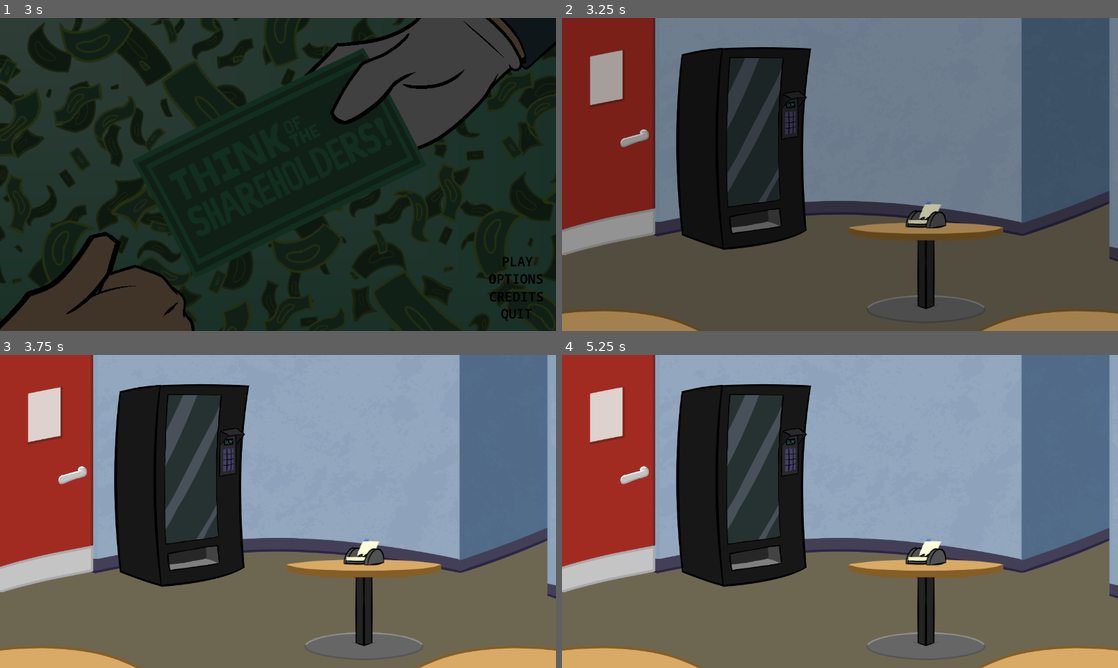
Above: before the commit, frames 1-4 (two rows, left to right).
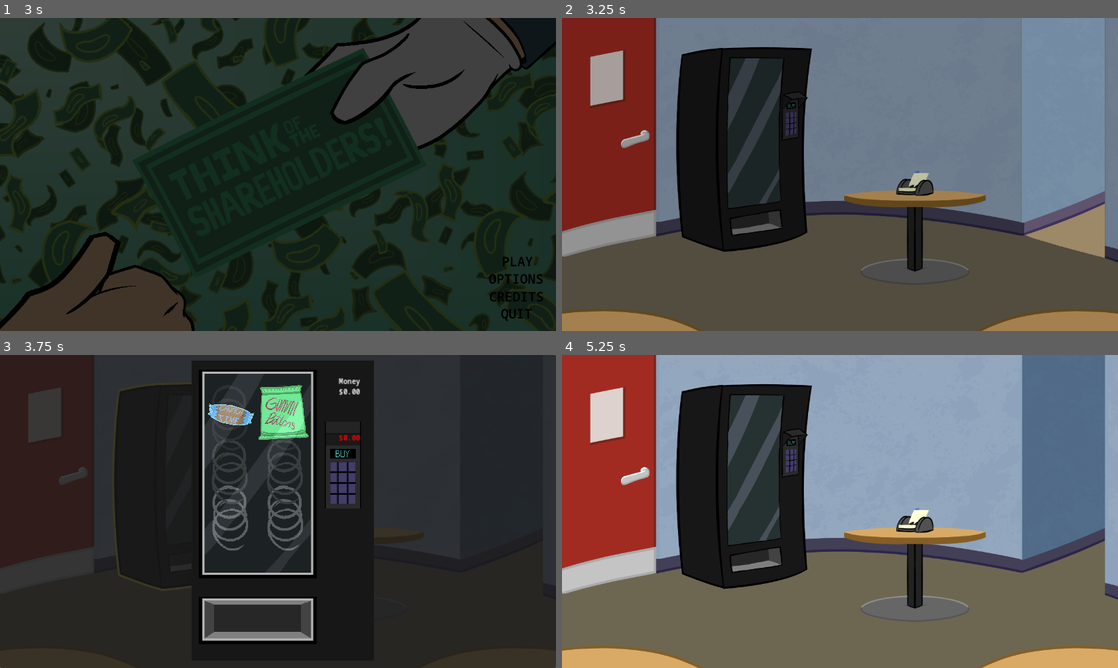
Above: after the commit, the same moments.

Repository: Carth501/team-ferret
Game: Godot game, scene res://scenes/splash/splash_screen_manager.tscn
Same seed, same stepped clock (60 frames per second), same inputs: the game is played once before the commit and once after it. Sound files missing from this copy of the repository are replaced by a short silence.
Inputs (mouse positions are in pixels of both pictures, inside the frame that each line leads up to):
- Up to frame 1 (3 s): tap Enter at 0.5 s; move the mouse to (400, 158) at 0.52 s; click (400, 158) at 0.6 s; drag from (166, 190) to (250, 237) at 1.27 s; move the mouse to (333, 105) at 2.02 s; hold Shift 2.03-2.75 s; click (333, 105) at 2.3 s; click (517, 262) at 2.75 s
- Up to frame 2 (3.25 s): no input
- Up to frame 3 (3.75 s): click (189, 489) at 3.52 s
- Up to frame 4 (5.25 s): click (912, 552) at 4.27 s; click (1067, 477) at 5.02 s

Frame 1 is identical in both runs. In frame 2, 17% of the frame differs, in the area x 0-100%, y 0-94%; in frame 3, 89%, in the area x 0-100%, y 0-100%; in frame 4, 6.5%.

Commit message:
use buttons instead of custom controls

Diff:
--- a/scenes/game_menu.tscn
+++ b/scenes/game_menu.tscn
@@ -1,12 +1,13 @@
-[gd_scene load_steps=19 format=3 uid="uid://b3adj3oedwpob"]
+[gd_scene load_steps=32 format=3 uid="uid://b3adj3oedwpob"]
 
 [ext_resource type="Script" path="res://scripts/game_menu.gd" id="1_4esr6"]
 [ext_resource type="Texture2D" uid="uid://bxlwcnyldh1nw" path="res://assets/images/level-select/Break Room Background.png" id="2_ebjp5"]
 [ext_resource type="Texture2D" uid="uid://bf40p0sq1085b" path="res://assets/images/level-select/Break Room Empty.png" id="3_ruv5d"]
+[ext_resource type="PackedScene" uid="uid://21wbe505uadg" path="res://scenes/rolodex.tscn" id="3_veqqd"]
 [ext_resource type="AudioStream" uid="uid://t5mmhj1jlbxn" path="res://assets/audio/music/title_screen.mp3" id="4_lc7sr"]
 [ext_resource type="Script" path="res://scripts/audio_interface.gd" id="5_txwpc"]
-[ext_resource type="Script" path="res://scripts/game_menu_button.gd" id="6_csbeg"]
 [ext_resource type="Texture2D" uid="uid://dahrtd0yerb84" path="res://assets/images/level-select/Vending Machine Highlighted.png" id="6_ijtns"]
+[ext_resource type="PackedScene" uid="uid://dkkx2t5in0lxp" path="res://scenes/vending_machine.tscn" id="6_o8brn"]
 [ext_resource type="Texture2D" uid="uid://stkhwcmtivug" path="res://assets/images/level-select/Vending Machine.png" id="7_xeea6"]
 [ext_resource type="Texture2D" uid="uid://bbi7qtaecnj0t" path="res://assets/images/level-select/Rolodex Table Highlighted.png" id="8_3swv1"]
 [ext_resource type="Texture2D" uid="uid://de3ilehuggxro" path="res://assets/images/level-select/Rolodex Table.png" id="9_7cqib"]
@@ -15,20 +16,58 @@
 [ext_resource type="Texture2D" uid="uid://gbnrjeni0di" path="res://assets/images/level-select/Back To Work.png" id="12_nfqr2"]
 [ext_resource type="Texture2D" uid="uid://eh2jp5cuc8f" path="res://assets/images/level-select/Back To Work Highlighted.png" id="13_0vnni"]
 
-[sub_resource type="RectangleShape2D" id="RectangleShape2D_tmvd2"]
-size = Vector2(326, 530)
+[sub_resource type="StyleBoxTexture" id="StyleBoxTexture_1qop2"]
+texture = ExtResource("7_xeea6")
 
-[sub_resource type="RectangleShape2D" id="RectangleShape2D_xpo3i"]
-size = Vector2(342.5, 309.167)
+[sub_resource type="StyleBoxTexture" id="StyleBoxTexture_qawm8"]
+texture = ExtResource("6_ijtns")
 
-[sub_resource type="RectangleShape2D" id="RectangleShape2D_xd8qs"]
-size = Vector2(249, 584)
+[sub_resource type="StyleBoxTexture" id="StyleBoxTexture_aubxd"]
+texture = ExtResource("7_xeea6")
 
-[sub_resource type="RectangleShape2D" id="RectangleShape2D_pbvhl"]
-size = Vector2(264, 633)
+[sub_resource type="StyleBoxTexture" id="StyleBoxTexture_epm6x"]
+texture = ExtResource("6_ijtns")
 
-[node name="GameMenu" type="Node"]
+[sub_resource type="StyleBoxTexture" id="StyleBoxTexture_dye04"]
+texture = ExtResource("9_7cqib")
+
+[sub_resource type="StyleBoxTexture" id="StyleBoxTexture_edj82"]
+texture = ExtResource("8_3swv1")
+
+[sub_resource type="StyleBoxTexture" id="StyleBoxTexture_a8vih"]
+texture = ExtResource("9_7cqib")
+
+[sub_resource type="StyleBoxTexture" id="StyleBoxTexture_dlxs7"]
+texture = ExtResource("8_3swv1")
+
+[sub_resource type="StyleBoxTexture" id="StyleBoxTexture_7m5ud"]
+texture = ExtResource("11_7tnhf")
+
+[sub_resource type="StyleBoxTexture" id="StyleBoxTexture_emp4o"]
+texture = ExtResource("10_fx0qb")
+
+[sub_resource type="StyleBoxTexture" id="StyleBoxTexture_aali4"]
+texture = ExtResource("10_fx0qb")
+
+[sub_resource type="StyleBoxTexture" id="StyleBoxTexture_done4"]
+texture = ExtResource("10_fx0qb")
+
+[sub_resource type="StyleBoxTexture" id="StyleBoxTexture_04y05"]
+texture = ExtResource("12_nfqr2")
+
+[sub_resource type="StyleBoxTexture" id="StyleBoxTexture_yilem"]
+texture = ExtResource("13_0vnni")
+
+[sub_resource type="StyleBoxTexture" id="StyleBoxTexture_6506v"]
+texture = ExtResource("13_0vnni")
+
+[sub_resource type="StyleBoxTexture" id="StyleBoxTexture_h2tmd"]
+texture = ExtResource("13_0vnni")
+
+[node name="GameMenu" type="Node" node_paths=PackedStringArray("vending_control", "rolodex_control")]
 script = ExtResource("1_4esr6")
+vending_control = NodePath("VendingControl")
+rolodex_control = NodePath("RolodexControl")
 
 [node name="Background" type="TextureRect" parent="."]
 anchors_preset = 15
@@ -53,137 +92,91 @@
 bus = &"Music"
 script = ExtResource("5_txwpc")
 
-[node name="Vending" type="Control" parent="." node_paths=PackedStringArray("hovered_texture", "default_texture")]
-layout_mode = 3
-anchors_preset = 0
+[node name="Vending" type="Button" parent="."]
 offset_left = 256.0
 offset_top = 56.0
-offset_right = 296.0
-offset_bottom = 96.0
-script = ExtResource("6_csbeg")
-hovered_texture = NodePath("Highlighted")
-default_texture = NodePath("Normal")
+offset_right = 605.0
+offset_bottom = 561.0
+theme_override_styles/normal = SubResource("StyleBoxTexture_1qop2")
+theme_override_styles/hover = SubResource("StyleBoxTexture_qawm8")
+theme_override_styles/pressed = SubResource("StyleBoxTexture_aubxd")
+theme_override_styles/focus = SubResource("StyleBoxTexture_epm6x")
 
-[node name="Highlighted" type="TextureRect" parent="Vending"]
+[node name="RolodexTable" type="Button" parent="."]
+offset_left = 620.0
+offset_top = 286.0
+offset_right = 1005.0
+offset_bottom = 624.0
+theme_override_styles/normal = SubResource("StyleBoxTexture_dye04")
+theme_override_styles/hover = SubResource("StyleBoxTexture_edj82")
+theme_override_styles/pressed = SubResource("StyleBoxTexture_a8vih")
+theme_override_styles/focus = SubResource("StyleBoxTexture_dlxs7")
+
+[node name="Exit" type="Button" parent="."]
+offset_right = 227.0
+offset_bottom = 549.0
+theme_override_styles/normal = SubResource("StyleBoxTexture_7m5ud")
+theme_override_styles/hover = SubResource("StyleBoxTexture_emp4o")
+theme_override_styles/pressed = SubResource("StyleBoxTexture_aali4")
+theme_override_styles/focus = SubResource("StyleBoxTexture_done4")
+
+[node name="Continue" type="Button" parent="."]
+offset_left = 1044.0
+offset_right = 1280.0
+offset_bottom = 566.0
+theme_override_styles/normal = SubResource("StyleBoxTexture_04y05")
+theme_override_styles/hover = SubResource("StyleBoxTexture_yilem")
+theme_override_styles/pressed = SubResource("StyleBoxTexture_6506v")
+theme_override_styles/focus = SubResource("StyleBoxTexture_h2tmd")
+
+[node name="RolodexControl" type="Panel" parent="."]
 visible = false
-layout_mode = 0
-offset_right = 40.0
-offset_bottom = 40.0
-texture = ExtResource("6_ijtns")
+anchors_preset = 15
+anchor_right = 1.0
+anchor_bottom = 1.0
+grow_horizontal = 2
+grow_vertical = 2
 
-[node name="Normal" type="TextureRect" parent="Vending"]
-offset_right = 40.0
-offset_bottom = 40.0
-texture = ExtResource("7_xeea6")
+[node name="CloseRolodex" type="Button" parent="RolodexControl"]
+layout_mode = 1
+anchors_preset = 15
+anchor_right = 1.0
+anchor_bottom = 1.0
+grow_horizontal = 2
+grow_vertical = 2
 
-[node name="Area2D" type="Area2D" parent="Vending"]
+[node name="rolodex" parent="RolodexControl" instance=ExtResource("3_veqqd")]
+offset_left = 642.0
+offset_top = 381.0
+offset_right = 682.0
+offset_bottom = 421.0
 
-[node name="CollisionShape2D" type="CollisionShape2D" parent="Vending/Area2D"]
-position = Vector2(163, 245)
-shape = SubResource("RectangleShape2D_tmvd2")
+[node name="VendingControl" type="Panel" parent="."]
+visible = false
+anchors_preset = 15
+anchor_right = 1.0
+anchor_bottom = 1.0
+grow_horizontal = 2
+grow_vertical = 2
 
-[node name="RolodexTable" type="Control" parent="." node_paths=PackedStringArray("hovered_texture", "default_texture")]
-layout_mode = 3
-anchors_preset = 0
-offset_left = 628.0
-offset_top = 353.0
-offset_right = 668.0
-offset_bottom = 393.0
-scale = Vector2(1.2, 1.2)
-script = ExtResource("6_csbeg")
-hovered_texture = NodePath("Highlighted")
-default_texture = NodePath("Normal")
+[node name="CloseVending" type="Button" parent="VendingControl"]
+layout_mode = 1
+anchors_preset = 15
+anchor_right = 1.0
+anchor_bottom = 1.0
+grow_horizontal = 2
+grow_vertical = 2
 
-[node name="Highlighted" type="TextureRect" parent="RolodexTable"]
-visible = false
-layout_mode = 0
-offset_right = 40.0
-offset_bottom = 40.0
-texture = ExtResource("8_3swv1")
-
-[node name="Normal" type="TextureRect" parent="RolodexTable"]
-offset_right = 40.0
-offset_bottom = 40.0
-texture = ExtResource("9_7cqib")
-
-[node name="Area2D" type="Area2D" parent="RolodexTable"]
-
-[node name="CollisionShape2D" type="CollisionShape2D" parent="RolodexTable/Area2D"]
-position = Vector2(161.25, 144.583)
-shape = SubResource("RectangleShape2D_xpo3i")
-
-[node name="Exit" type="Control" parent="." node_paths=PackedStringArray("hovered_texture", "default_texture")]
-layout_mode = 3
-anchors_preset = 0
-offset_right = 40.0
-offset_bottom = 40.0
-script = ExtResource("6_csbeg")
-hovered_texture = NodePath("Open")
-default_texture = NodePath("Closed")
-
-[node name="Open" type="TextureRect" parent="Exit"]
-visible = false
-offset_right = 225.0
-offset_bottom = 545.0
-texture = ExtResource("10_fx0qb")
-
-[node name="Closed" type="TextureRect" parent="Exit"]
-layout_mode = 0
-offset_right = 40.0
-offset_bottom = 40.0
-texture = ExtResource("11_7tnhf")
-
-[node name="Area2D" type="Area2D" parent="Exit"]
-
-[node name="CollisionShape2D" type="CollisionShape2D" parent="Exit/Area2D"]
-position = Vector2(114.5, 282)
-shape = SubResource("RectangleShape2D_xd8qs")
-
-[node name="Continue" type="Control" parent="." node_paths=PackedStringArray("hovered_texture", "default_texture")]
-layout_mode = 3
-anchors_preset = 0
-offset_left = 1042.0
-offset_top = -7.0
-offset_right = 1082.0
-offset_bottom = 33.0
-script = ExtResource("6_csbeg")
-hovered_texture = NodePath("Highlighted")
-default_texture = NodePath("Normal")
-
-[node name="Normal" type="TextureRect" parent="Continue"]
-offset_right = 250.0
-offset_bottom = 575.0
-texture = ExtResource("12_nfqr2")
-
-[node name="Highlighted" type="TextureRect" parent="Continue"]
-visible = false
-layout_mode = 0
-offset_left = -3.0
-offset_top = -1.0
-offset_right = 247.0
-offset_bottom = 574.0
-texture = ExtResource("13_0vnni")
-
-[node name="Area2D" type="Area2D" parent="Continue"]
-
-[node name="CollisionShape2D" type="CollisionShape2D" parent="Continue/Area2D"]
-position = Vector2(122, 306.5)
-shape = SubResource("RectangleShape2D_pbvhl")
+[node name="vending_machine" parent="VendingControl" instance=ExtResource("6_o8brn")]
+offset_left = 436.0
+offset_top = 8.0
+offset_right = 476.0
+offset_bottom = 48.0
 
 [connection signal="tree_exiting" from="AudioStreamPlayer" to="AudioStreamPlayer" method="record_exit_time"]
-[connection signal="selected" from="Vending" to="." method="open_vending"]
-[connection signal="input_event" from="Vending/Area2D" to="Vending" method="choose"]
-[connection signal="mouse_entered" from="Vending/Area2D" to="Vending" method="toggle_on"]
-[connection signal="mouse_exited" from="Vending/Area2D" to="Vending" method="toggle_off"]
-[connection signal="selected" from="RolodexTable" to="." method="open_rolodex"]
-[connection signal="input_event" from="RolodexTable/Area2D" to="RolodexTable" method="choose"]
-[connection signal="mouse_entered" from="RolodexTable/Area2D" to="RolodexTable" method="toggle_on"]
-[connection signal="mouse_exited" from="RolodexTable/Area2D" to="RolodexTable" method="toggle_off"]
-[connection signal="selected" from="Exit" to="." method="jump_to_title"]
-[connection signal="input_event" from="Exit/Area2D" to="Exit" method="choose"]
-[connection signal="mouse_entered" from="Exit/Area2D" to="Exit" method="toggle_on"]
-[connection signal="mouse_exited" from="Exit/Area2D" to="Exit" method="toggle_off"]
-[connection signal="selected" from="Continue" to="." method="load_continue"]
-[connection signal="input_event" from="Continue/Area2D" to="Continue" method="choose"]
-[connection signal="mouse_entered" from="Continue/Area2D" to="Continue" method="toggle_on"]
-[connection signal="mouse_exited" from="Continue/Area2D" to="Continue" method="toggle_off"]
+[connection signal="pressed" from="Vending" to="." method="open_vending"]
+[connection signal="pressed" from="RolodexTable" to="." method="open_rolodex"]
+[connection signal="pressed" from="Exit" to="." method="jump_to_title"]
+[connection signal="pressed" from="Continue" to="." method="load_continue"]
+[connection signal="pressed" from="RolodexControl/CloseRolodex" to="." method="close_rolodex"]
+[connection signal="pressed" from="VendingControl/CloseVending" to="." method="close_vending"]
--- a/scripts/game_menu.gd
+++ b/scripts/game_menu.gd
@@ -32,12 +32,14 @@
 
 func open_vending():
 	vending_control.visible = true
+	rolodex_control.visible = false
 
 func close_vending():
 	vending_control.visible = false
 
 func open_rolodex():
 	rolodex_control.visible = true
+	vending_control.visible = false
 
 func close_rolodex():
 	rolodex_control.visible = false
--- a/scripts/game_menu_button.gd
+++ b/scripts/game_menu_button.gd
@@ -7,15 +7,17 @@
 var hovered := false
 
 func toggle_on():
+	print(str(name, " opened"))
 	hovered_texture.visible = true
 	default_texture.visible = false
 	hovered = true
 
 func toggle_off():
+	print(str(name, " closed"))
 	hovered_texture.visible = false
 	default_texture.visible = true
 	hovered = false
 
 func choose(_viewport, event : InputEvent, _shape):
-	if(event.is_action_just_released("click")):
+	if(hovered && event is InputEventMouseButton && event.is_action_released("click")):
 		selected.emit()
